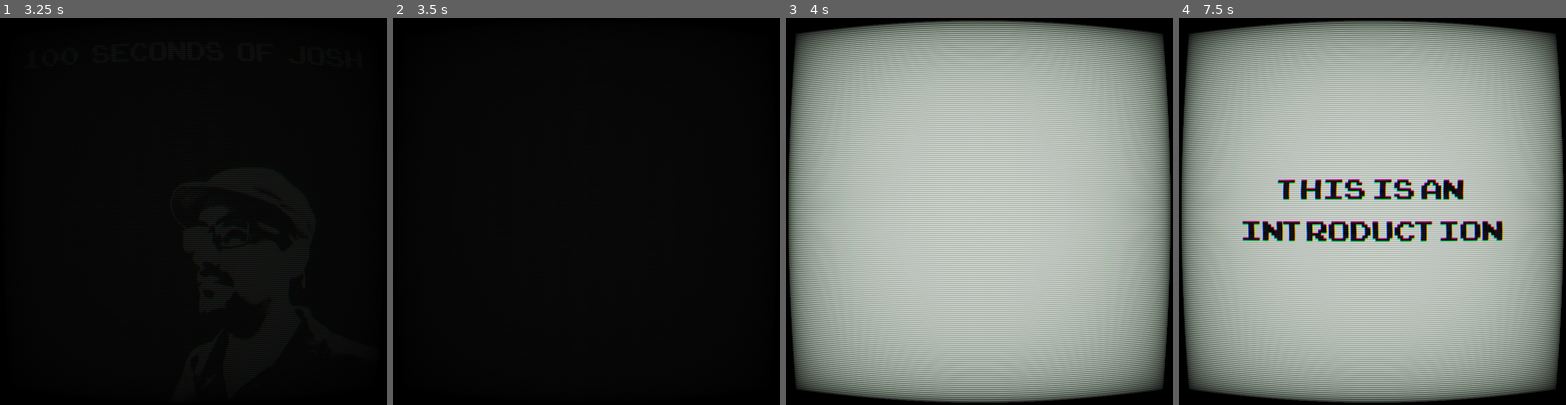
Above: before the commit, frames 1-4 (left to right).
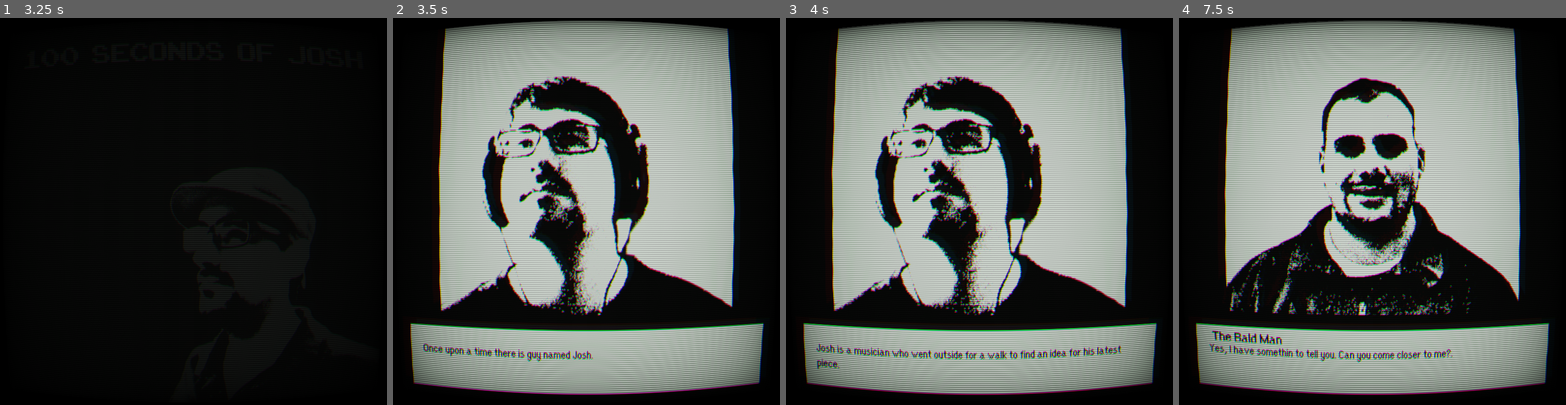
Above: after the commit, the same moments.

Repository: Raccoon-JS/Puzzle-Jam
Game: Godot game, scene res://scenes/opening.tscn
The game is run twice, just before and just after one commit, with the same random seed, the same clock (stepped at 60 frames per second) and the same inputs.
Inputs (mouse positions are in pixels of both pictures, inside the frame that each line leads up to):
- Up to frame 1 (3.25 s): tap Enter at 0.5, 0.8, 2.1, 3.05 s; move the mouse to (278, 192) at 0.52 s; press the mouse at (278, 192) at 0.53 s; hold D (move_right) 0.53-1.25 s; release the mouse at (278, 192) at 1.25 s; click "start" at 1.25 s; move the mouse to (116, 230) at 2.02 s; hold S (move_down) 2.03-2.78 s; click (116, 230) at 2.3 s; move the mouse to (232, 126) at 2.77 s; press the mouse at (232, 126) at 2.78 s; hold D (move_right) from 2.78 s (still down)
- Up to frame 2 (3.5 s): keep holding D (move_right)
- Up to frame 3 (4 s): move the mouse to (960, 288) at 3.52 s; release D (move_right) at 3.53 s; release the mouse at (960, 288) at 3.53 s; hold W (move_up) from 3.53 s (still down); tap Enter at 3.6 s; click (960, 288) at 3.8 s
- Up to frame 4 (7.5 s): move the mouse to (1488, 269) at 4.27 s; release W (move_up) at 4.28 s; press the mouse at (1488, 269) at 4.28 s; hold A (move_left) 4.28-5.78 s; tap Enter at 4.55, 5.1, 6.05, 6.6 s; move the mouse to (1256, 153) at 5.02 s; release the mouse at (1256, 153) at 5.03 s; click (1256, 153) at 5.3 s; move the mouse to (1391, 211) at 5.77 s; press the mouse at (1391, 211) at 5.78 s; hold S (move_down) 5.78-6.53 s; move the mouse to (1314, 114) at 6.52 s; release the mouse at (1314, 114) at 6.53 s; hold D (move_right) 6.53-7.28 s; click (1314, 114) at 6.8 s; move the mouse to (1457, 192) at 7.27 s; press the mouse at (1457, 192) at 7.28 s; hold W (move_up) from 7.28 s (still down)

Frame 1 is identical in both runs. In frame 2, 61% of the frame differs, in the area x 4-96%, y 0-98%; in frame 3, 40%; in frame 4, 44%.

Commit message:
making progress

Diff:
--- a/main-game/scenes/intro.tscn
+++ b/main-game/scenes/intro.tscn
@@ -1,25 +1,90 @@
-[gd_scene load_steps=4 format=2]
+[gd_scene load_steps=11 format=2]
 
-[ext_resource path="res://fonts/ARCADECLASSIC.TTF" type="DynamicFontData" id=1]
-[ext_resource path="res://scenes/television_screen.tscn" type="PackedScene" id=2]
+[ext_resource path="res://scripts/intro.gd" type="Script" id=1]
+[ext_resource path="res://fonts/ARCADECLASSIC.TTF" type="DynamicFontData" id=2]
+[ext_resource path="res://fonts/orange kid.ttf" type="DynamicFontData" id=3]
+[ext_resource path="res://scripts/dialogue.gd" type="Script" id=4]
+[ext_resource path="res://scenes/television_screen.tscn" type="PackedScene" id=5]
 
 [sub_resource type="DynamicFont" id=1]
 size = 100
-font_data = ExtResource( 1 )
+extra_spacing_space = 20
+font_data = ExtResource( 2 )
+
+[sub_resource type="DynamicFont" id=2]
+size = 40
+font_data = ExtResource( 3 )
+
+[sub_resource type="DynamicFont" id=4]
+size = 42
+font_data = ExtResource( 3 )
+
+[sub_resource type="DynamicFont" id=3]
+size = 12
+font_data = ExtResource( 3 )
+
+[sub_resource type="DynamicFont" id=5]
+size = 32
+font_data = ExtResource( 3 )
 
 [node name="intro" type="Node"]
+script = ExtResource( 1 )
+
+[node name="background" type="ColorRect" parent="."]
+margin_right = 960.0
+margin_bottom = 960.0
+color = Color( 0, 0, 0, 1 )
 
 [node name="Label" type="Label" parent="."]
+visible = false
 margin_right = 960.0
 margin_bottom = 960.0
 custom_fonts/font = SubResource( 1 )
-custom_colors/font_color = Color( 0, 0, 0, 1 )
+custom_colors/font_color = Color( 1, 1, 1, 1 )
 text = "This is an introduction."
 align = 1
 valign = 1
 autowrap = true
 
-[node name="television_screen" parent="." instance=ExtResource( 2 )]
+[node name="picture" type="TextureRect" parent="."]
+margin_left = 110.0
+margin_right = 850.0
+margin_bottom = 740.0
+size_flags_horizontal = 2
+size_flags_vertical = 2
+expand = true
+
+[node name="textbox" type="ColorRect" parent="."]
+margin_left = 30.0
+margin_top = 780.0
+margin_right = 930.0
+margin_bottom = 940.0
+
+[node name="char_name" type="RichTextLabel" parent="textbox"]
+margin_left = 40.0
+margin_right = 400.0
+margin_bottom = 40.0
+custom_fonts/mono_font = SubResource( 2 )
+custom_fonts/normal_font = SubResource( 4 )
+custom_colors/default_color = Color( 0, 0, 0, 1 )
+scroll_active = false
+
+[node name="dialogue" type="RichTextLabel" parent="textbox"]
+margin_left = 30.0
+margin_top = 40.0
+margin_right = 866.0
+margin_bottom = 140.0
+custom_fonts/mono_font = SubResource( 3 )
+custom_fonts/normal_font = SubResource( 5 )
+custom_colors/default_color = Color( 0, 0, 0, 1 )
+scroll_active = false
+
+[node name="story" type="Node" parent="."]
+
+[node name="dialogues" type="Node" parent="story"]
+script = ExtResource( 4 )
+
+[node name="television_screen" parent="." instance=ExtResource( 5 )]
 margin_left = 0.0
 margin_top = 0.0
 margin_right = 960.0
--- a/main-game/scenes/menu.tscn
+++ b/main-game/scenes/menu.tscn
@@ -24,7 +24,7 @@
 
 [sub_resource type="Animation" id=5]
 resource_name = "sucked_into_tv"
-length = 3.0
+length = 2.0
 step = 0.5
 tracks/0/type = "value"
 tracks/0/path = NodePath("television_screen:modulate")
@@ -69,7 +69,7 @@
 tracks/3/imported = false
 tracks/3/enabled = true
 tracks/3/keys = {
-"times": PoolRealArray( 0, 1, 2.5 ),
+"times": PoolRealArray( 0, 1, 2 ),
 "transitions": PoolRealArray( 1, 1, 1 ),
 "update": 1,
 "values": [ Color( 1, 1, 1, 1 ), Color( 1, 1, 1, 1 ), Color( 1, 1, 1, 0 ) ]
--- /dev/null
+++ b/main-game/scripts/dialogue.gd
@@ -0,0 +1,26 @@
+extends Node
+
+onready var g = get_parent().get_parent()
+
+func _ready():
+	g.write("Once upon a time there is guy named Josh.",null,"res://images/panels/intro/panel_1.png")
+	g.write("Josh is a musician who went outside for a walk to find an idea for his latest piece.",null,"res://images/panels/intro/panel_1.png")
+	g.write("Josh","The weather is nice out there.",null)
+	g.write("Then Josh meets this sketchy looking bald man.",null,null)
+	g.write("The Bald Man","Hello.","res://images/panels/intro/panel_2.png")
+	g.write("Josh","Yes, can I help you?","res://images/panels/intro/panel_2.png")
+	g.write("The Bald Man","Yes, I have somethin to tell you. Can you come closer to me?.",null)
+	g.write("Josh","Why?",null)
+	g.write("The Bald Man","Just trust me.",null)
+	g.write("Josh comes closer to this man.",null,null)
+	g.write("But someone knocks him out.",null,null)
+	g.write("Ext. Mysterious Building - 100 minutes later",null,"res://images/panels/intro/panel_3.png")
+	g.write("Nobody knew where Josh disappeared.",null,"res://images/panels/intro/panel_3.png")
+	g.write("Then inside the room 100.",null,null)
+	g.write("Josh","Ugh, where am I?","res://images/panels/intro/panel_1.png")
+	g.write("He looks at the brick wall. There is no window to the outside",null,"res://images/panels/intro/panel_4.png")
+	g.write("Josh","What? I am locked up in this room?","res://images/panels/intro/panel_4.png")
+	g.write("Then he hears a sound from the intercom on the ceiling.",null,null)
+	g.write("Intercom",".....","res://images/panels/intro/panel_5.png")
+	g.write("Intercom","Testing... testing...","res://images/panels/intro/panel_5.png")
+	pass # Replace with function body.
--- /dev/null
+++ b/main-game/scripts/intro.gd
@@ -0,0 +1,47 @@
+extends Node
+
+onready var pic = $picture
+onready var text_dialogue = $textbox/dialogue
+onready var text_name = $textbox/char_name
+onready var story = $story/dialogues
+
+var event_queue = []
+var prev_pic = null
+var next_pic = null
+var clicks = 0
+
+func _ready():
+	story.request_ready()
+	write_component()
+	pass # Replace with function body.
+
+func _input(event):
+	if event.is_action_pressed("left_click"):
+		clicks += 1
+		write_component()
+	pass
+
+func write(char_name, text_str = null, picture = null):
+	if text_str == null:
+		text_str = char_name
+		char_name = ""
+	if picture == null:
+		next_pic = prev_pic
+	else:
+		prev_pic = next_pic
+		next_pic = picture
+
+	event_queue.push_front({"name":char_name, "dialogue": text_str, "picture": next_pic})
+	pass
+
+func write_component():
+	if clicks > 19:
+		global.goto_scene("res://scenes/rooms/1_room.tscn")
+	else:
+		text_name.clear()
+		text_dialogue.clear()
+		pic.texture = load(event_queue[event_queue.size() - 1]["picture"])
+		text_name.add_text(event_queue[event_queue.size() - 1]["name"])
+		text_dialogue.add_text(event_queue[event_queue.size() - 1]["dialogue"])
+		event_queue.pop_back()
+	pass
Binary file added: main-game/fonts/COMIC.TTF
Binary file added: main-game/fonts/orange kid.ttf
Binary file added: main-game/images/panels/intro/panel_1.png
Not shown, added: main-game/images/panels/intro/panel_1.png.import
Binary file added: main-game/images/panels/intro/panel_2.png
Not shown, added: main-game/images/panels/intro/panel_2.png.import
Binary file added: main-game/images/panels/intro/panel_3.png
Not shown, added: main-game/images/panels/intro/panel_3.png.import
Binary file added: main-game/images/panels/intro/panel_4.png
Not shown, added: main-game/images/panels/intro/panel_4.png.import
Binary file added: main-game/images/panels/intro/panel_5.png
Not shown, added: main-game/images/panels/intro/panel_5.png.import
(and 5 more such lines)
